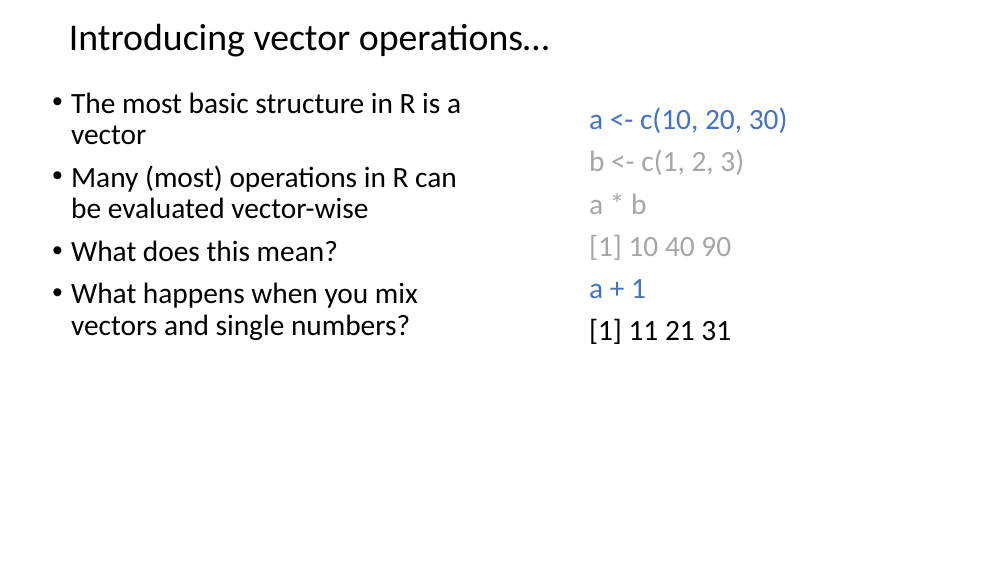
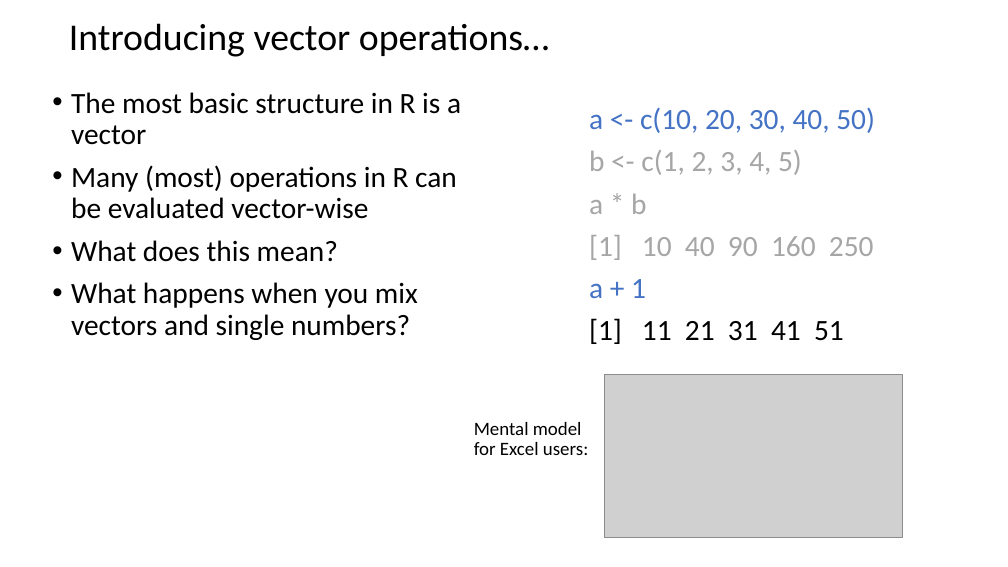
Before and after one commit to justinpriest/ADFG_R_Intro_Workshop, a slide deck: slide 11 of presentations/3 - Programming Basics 1 - Poke the Box.pptx (slide 13 before the commit). Drawn at 1008x567 pixels with LibreOffice and Linux fonts; fonts in the diff are those of the drawing; grey boxes stand for pictures. Boxes give left, top, right and bottom in pixels: in the first picture for what was removed or moved away, otherwise in the second. Text is boxed around its words. In the diff, an @@ line names an element or a change of style, - is before the commit and + after.

```diff
--- a/presentations/3 - Programming Basics 1 - Poke the Box.pptx
+++ b/presentations/3 - Programming Basics 1 - Poke the Box.pptx
@@ text at box(589, 107, 875, 175): text changed @@
-a <- c(10, 20, 30)
-b <- c(1, 2, 3)
+a <- c(10, 20, 30, 40, 50)
+b <- c(1, 2, 3, 4, 5)
@@ text at box(589, 235, 874, 260): text changed @@
-[1] 10 40 90
+[1] 10 40 90 160 250
@@ text at box(589, 318, 844, 344): text changed @@
-[1] 11 21 31
+[1] 11 21 31 41 51
@@ picture added at box(604, 375, 903, 538) @@
@@ text added at box(474, 422, 588, 455), 18 pt, text #000000 @@
+Mental model for Excel users:
```
Also in this commit, not shown: 14 other slides changed, 4 slides added, 2 slides removed, 3 other files.
